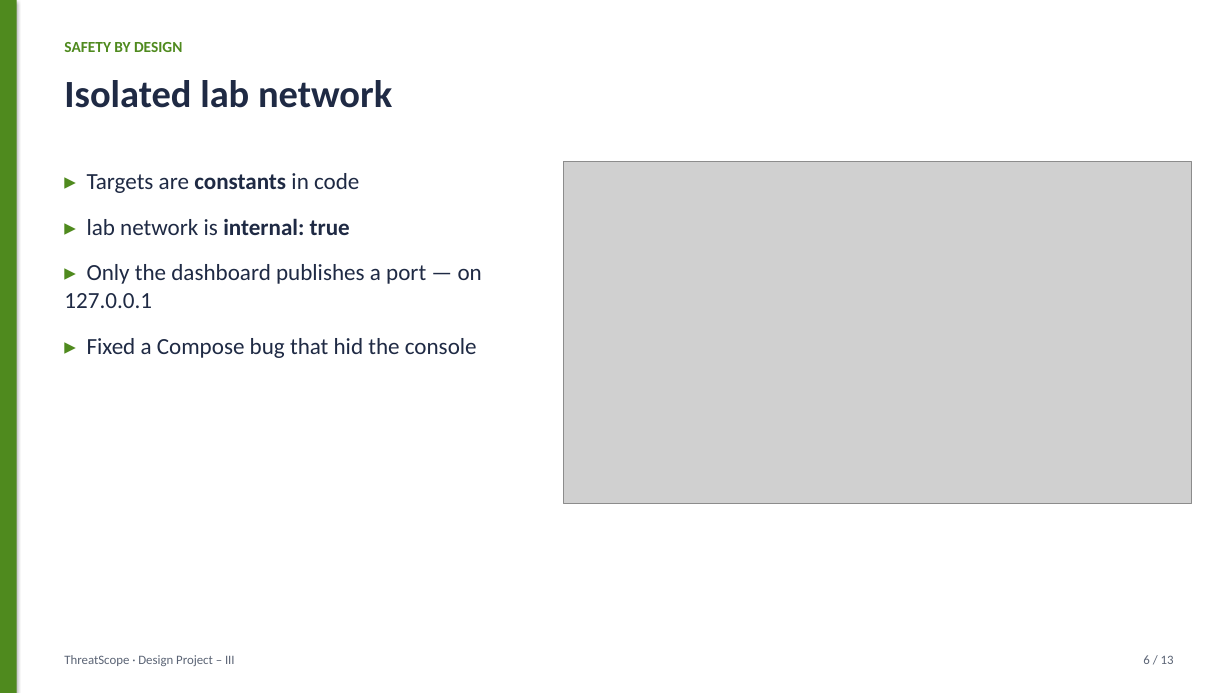
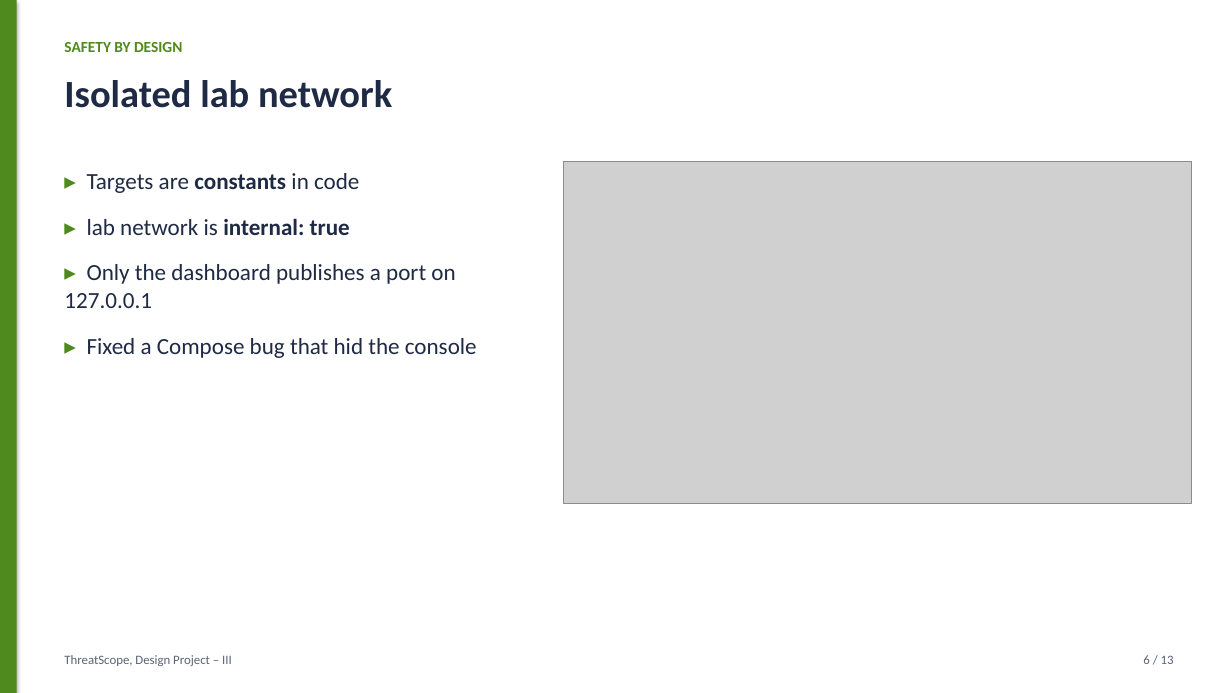
Before and after one commit to harshacreate/ThreatScope, a slide deck: slide 6 of report/ThreatScope_Presentation.pptx. Drawn at 1232x693 pixels with LibreOffice and Linux fonts; fonts in the diff are those of the drawing; grey boxes stand for pictures. Boxes give left, top, right and bottom in pixels: in the first picture for what was removed or moved away, otherwise in the second. Text is boxed around its words. In the diff, an @@ line names an element or a change of style, - is before the commit and + after.

Commit message:
Clean ThreatScope project text

```diff
--- a/report/ThreatScope_Presentation.pptx
+++ b/report/ThreatScope_Presentation.pptx
@@ text at (x1=64, y1=264, x2=455, y2=308): text changed @@
-▸ Only the dashboard publishes a port — on 127.0.0.1
+▸ Only the dashboard publishes a port on 127.0.0.1
@@ text at (x1=64, y1=655, x2=232, y2=666): text changed @@
-ThreatScope · Design Project – III
+ThreatScope, Design Project – III
```
Also in this commit, not shown: 12 other slides changed, 9 other files.
